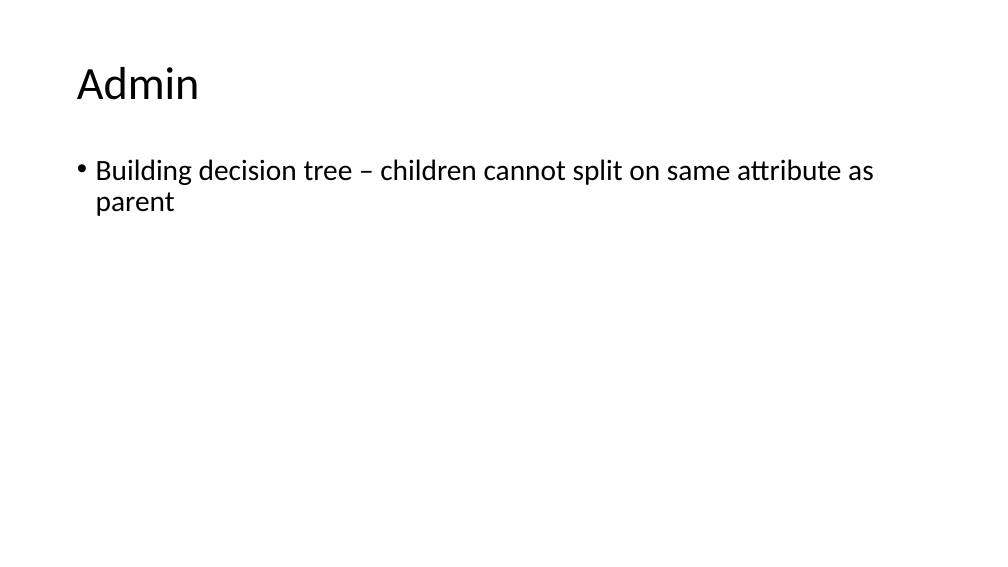
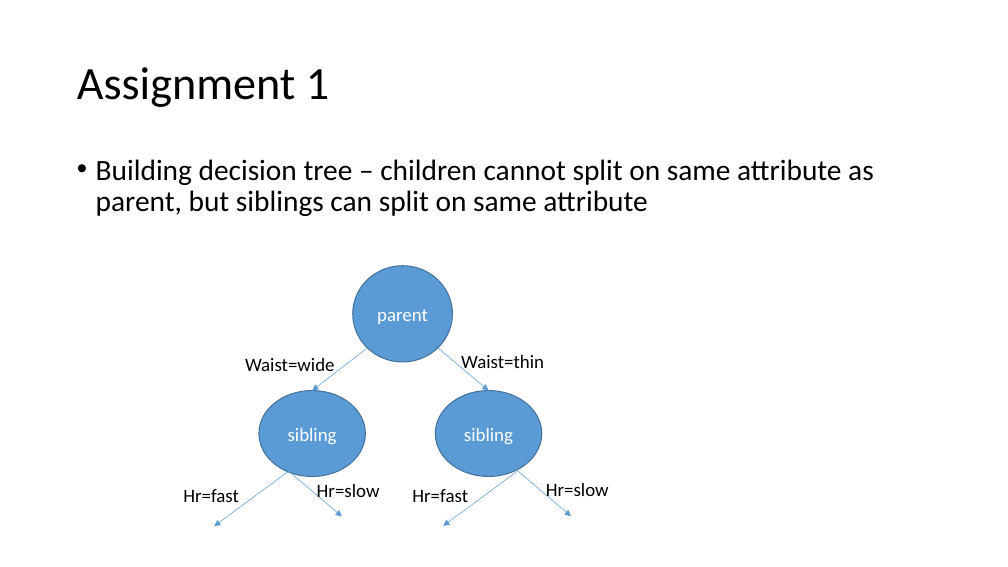
Before and after one commit to russellu/cs405, a slide deck: slide 2 of Lecture_08.pptx. Drawn at 1008x567 pixels with LibreOffice and Linux fonts; fonts in the diff are those of the drawing. Boxes give left, top, right and bottom in pixels: in the first picture for what was removed or moved away, otherwise in the second. Text is boxed around its words. In the diff, an @@ line names an element or a change of style, - is before the commit and + after.

```diff
--- a/Lecture_08.pptx
+++ b/Lecture_08.pptx
@@ title at box(77, 67, 329, 107): text changed @@
-Admin
+Assignment 1
@@ text at box(96, 159, 874, 216): text changed @@
-• Building decision tree – children cannot split on same attribute as parent
+• Building decision tree – children cannot split on same attribute as parent, but siblings can split on same attribute
@@ ellipse added at box(353, 266, 453, 362), fill #5B9BD5, outline #43739E 1 pt, 18 pt, text #FFFFFF @@
+parent
@@ text added at box(245, 358, 335, 377), 18 pt, text #000000 @@
+Waist=wide
@@ arrow added from (368, 348) to (312, 391), #5B9BD5 0.5 pt @@
@@ arrow added from (438, 348) to (488, 391), #5B9BD5 0.5 pt @@
@@ text added at box(461, 355, 544, 373), 18 pt, text #000000 @@
+Waist=thin
@@ ellipse added at box(259, 391, 365, 477), fill #5B9BD5, outline #43739E 1 pt, 18 pt, text #FFFFFF @@
+sibling
@@ ellipse added at box(436, 391, 542, 477), fill #5B9BD5, outline #43739E 1 pt, 18 pt, text #FFFFFF @@
+sibling
@@ arrow added from (289, 471) to (214, 526), #5B9BD5 0.5 pt @@
@@ arrow added from (289, 471) to (342, 516), #5B9BD5 0.5 pt @@
@@ arrow added from (518, 471) to (443, 526), #5B9BD5 0.5 pt @@
@@ arrow added from (518, 471) to (571, 516), #5B9BD5 0.5 pt @@
@@ text added at box(183, 489, 239, 502), 18 pt, text #000000 @@
+Hr=fast
@@ text added at box(317, 484, 380, 502), 18 pt, text #000000 @@
+Hr=slow
@@ text added at box(412, 489, 468, 508), 18 pt, text #000000 @@
+Hr=fast
@@ text added at box(546, 483, 609, 502), 18 pt, text #000000 @@
+Hr=slow
```
Also in this commit, not shown: 8 other slides changed, 3 slides added, 1 slide removed.
